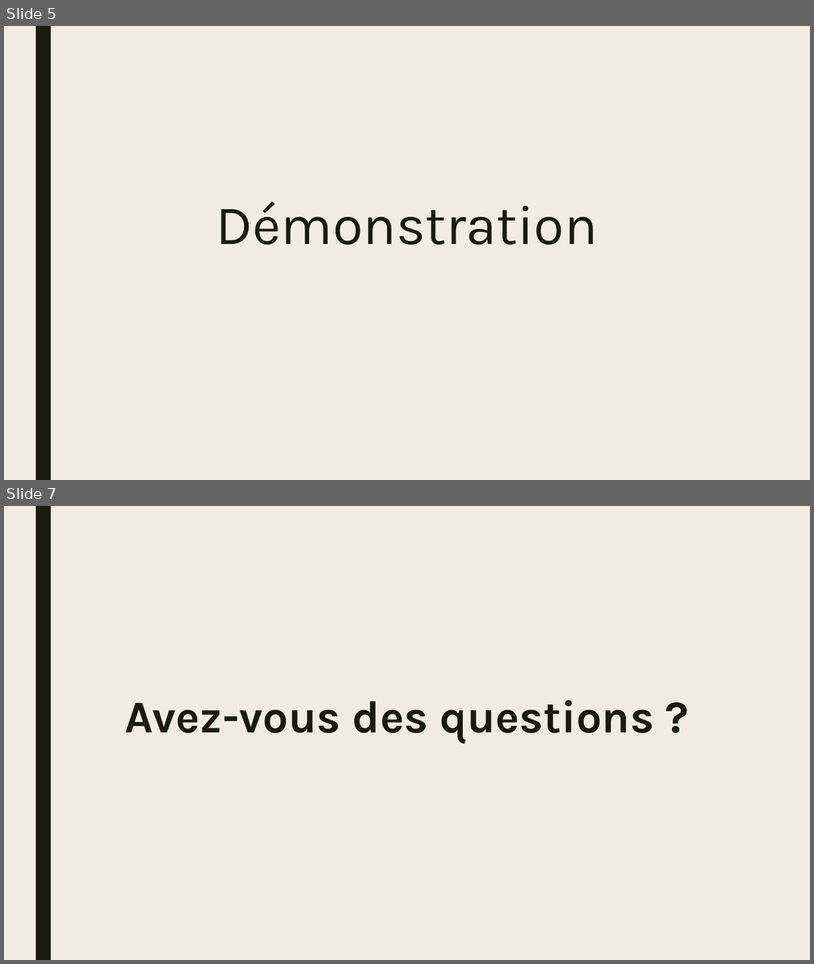
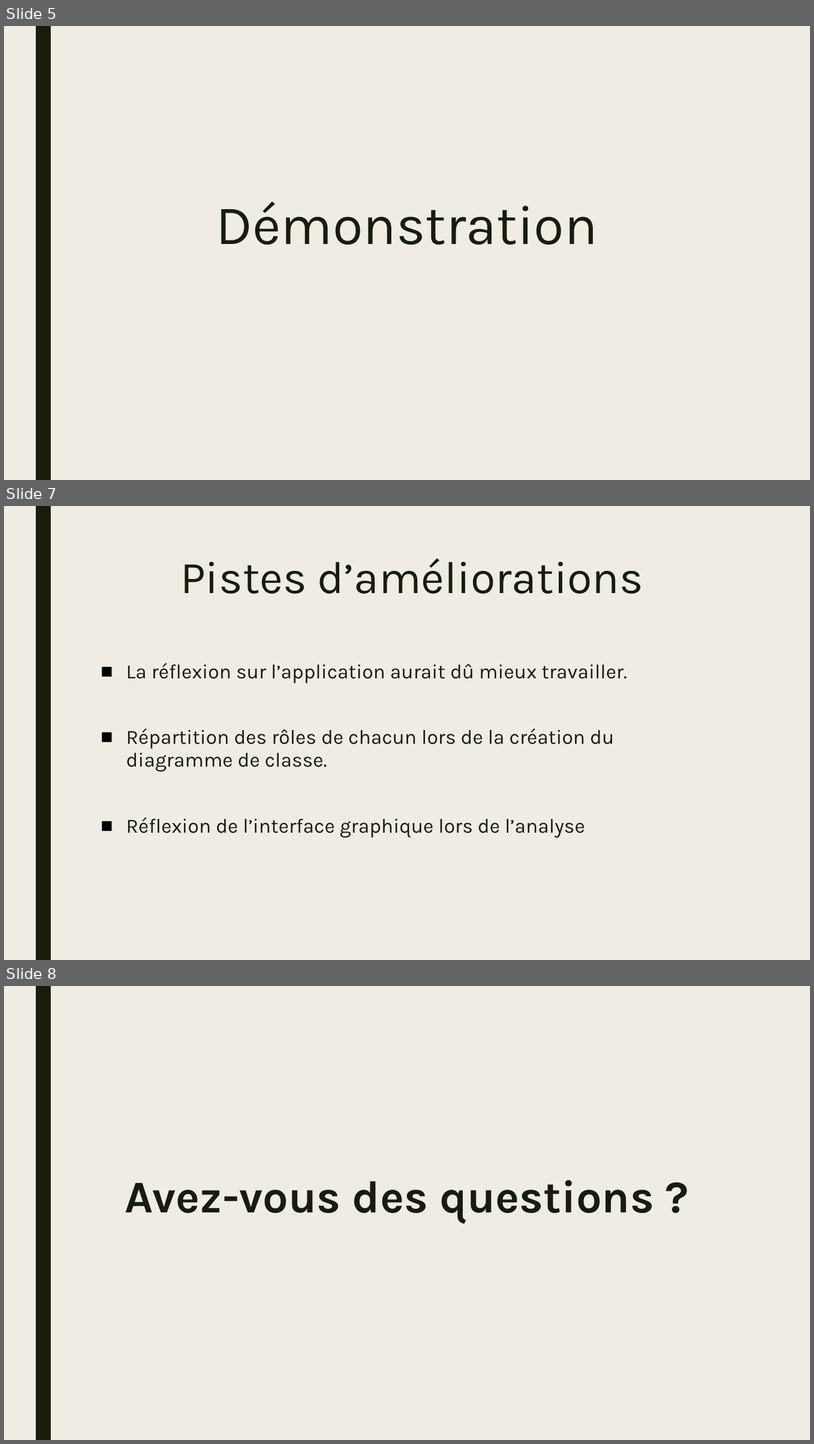
Before and after one commit to Flowang/ProjetCsharpA3, a slide deck: Restaurant automatiser.odp. Shown one above the other, each under a label of ours: slides 5 and 7 before the commit, slides 5, 7 and 8 after it; the slides between them are not shown. The pictures are 814x964 and 814x1444 pixels, drawn with LibreOffice and Linux fonts; fonts in the diff are those of the drawing. Boxes give left, top, right and bottom in pixels: in the first picture for what was removed or moved away, otherwise in the second. Text is boxed around its words. In the diff, an @@ line names an element or a change of style, - is before the commit and + after.

```diff
--- a/Restaurant automatiser.odp
+++ b/Restaurant automatiser.odp
@@ slide 7 added at (x1=4, y1=506, x2=810, y2=960), background #EFEDE3; not listed: 1 template element that a slide beside it also shows @@
@@ title added at (x1=180, y1=558, x2=644, y2=594), 54 pt, text #191B0E @@
+Pistes d’améliorations
@@ text added at (x1=126, y1=663, x2=627, y2=838), 24 pt, text #191B0E @@
+■ La réflexion sur l’application aurait dû mieux travailler.
+■ Répartition des rôles de chacun lors de la création du diagramme de classe.
+■ Réflexion de l’interface graphique lors de l’analyse
@@ what was slide 7 is now slide 8 @@
```
Also in this commit, not shown: 1 slide changed.
